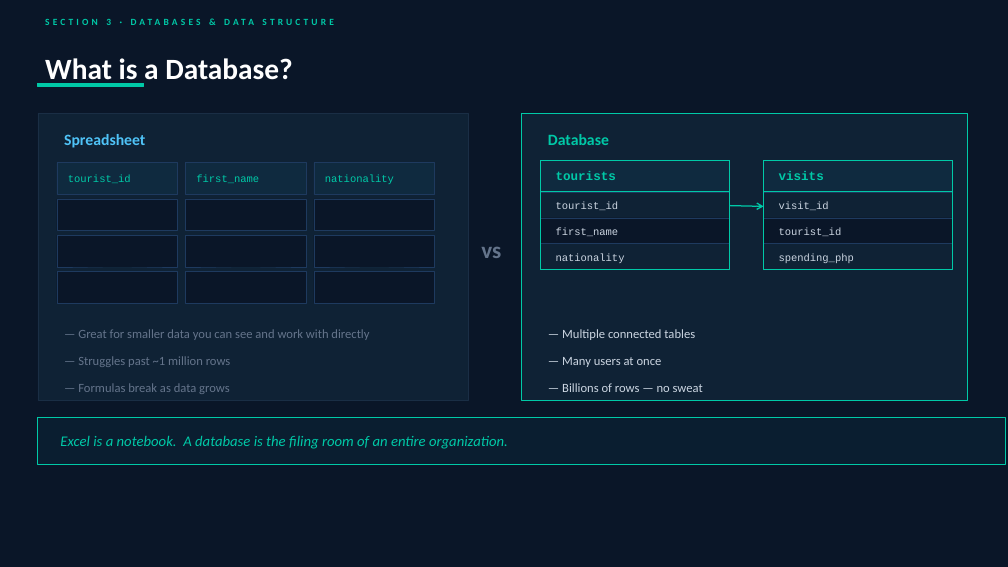
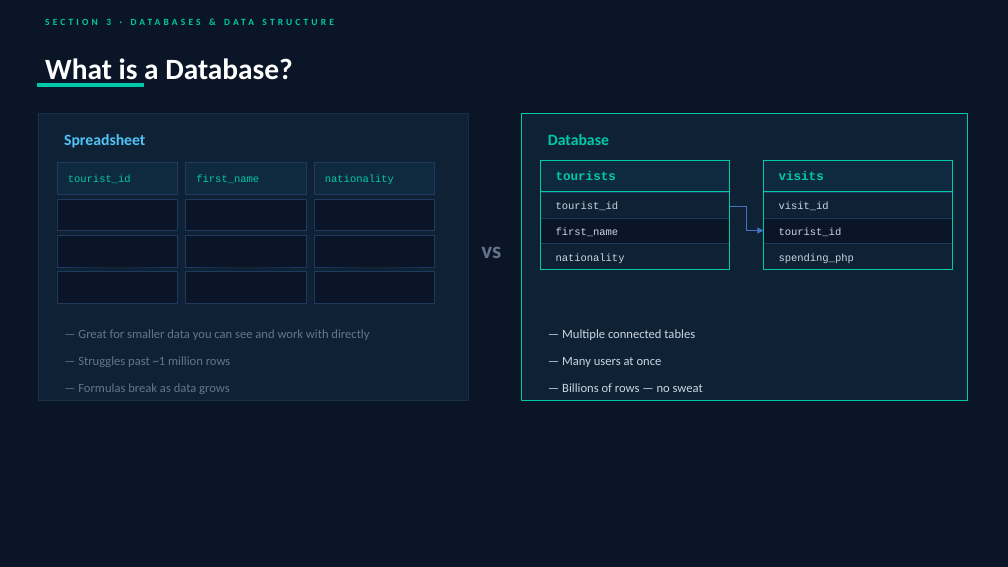
Before and after one commit to rachellvinculado/sql-seminar-nsm2026, a slide deck: slide 12 of SQL_Seminar_Deck_102026.pptx. Drawn at 1008x567 pixels with LibreOffice and Linux fonts; fonts in the diff are those of the drawing. Boxes give left, top, right and bottom in pixels: in the first picture for what was removed or moved away, otherwise in the second. Text is boxed around its words. In the diff, an @@ line names an element or a change of style, - is before the commit and + after.

```diff
--- a/SQL_Seminar_Deck_102026.pptx
+++ b/SQL_Seminar_Deck_102026.pptx
@@ arrow removed from (730, 206) to (764, 206) @@
@@ elbow arrow added from (730, 206) to (764, 231), #4472C4 0.5 pt @@
@@ rectangle removed at (x1=38, y1=417, x2=1006, y2=464) @@
@@ text removed at (x1=60, y1=436, x2=508, y2=449) @@
-Excel is a notebook. A database is the filing room of an entire organization.
```
Also in this commit, not shown: 17 other slides changed, 7 slides removed, 1 other file.
